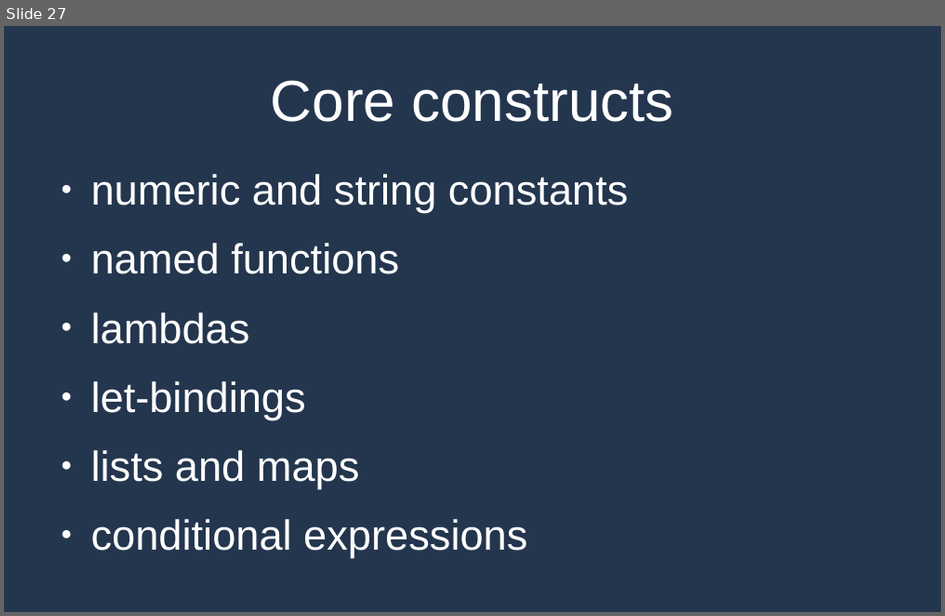
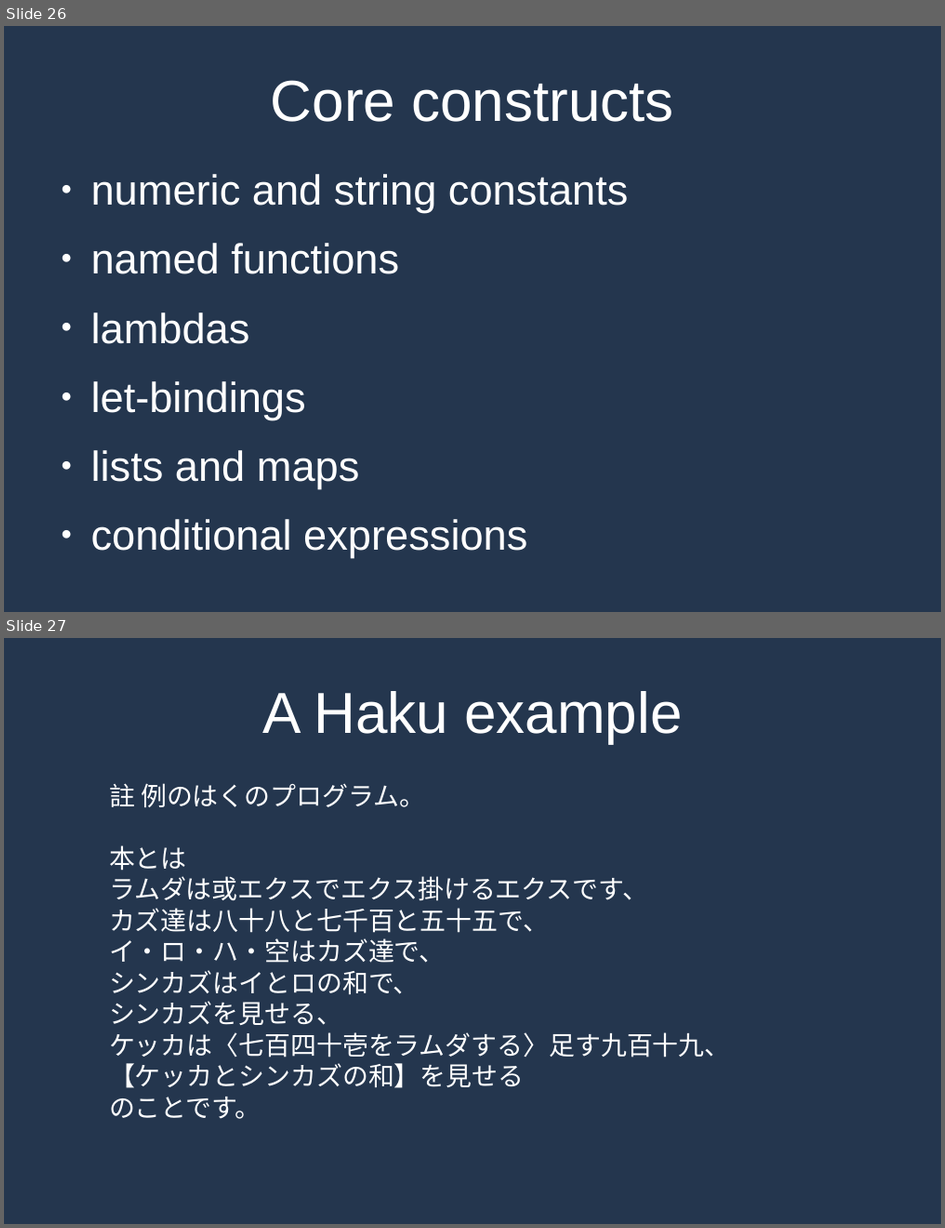
Before and after one commit to MrPicklePinosaur/haku, a slide deck: haku-talk/haku-talk.odp. Shown one above the other, each under a label of ours: slide 27 before the commit, slides 26 and 27 after it. The pictures are 945x616 and 945x1228 pixels, drawn with LibreOffice and Linux fonts; fonts in the diff are those of the drawing. Boxes give left, top, right and bottom in pixels: in the first picture for what was removed or moved away, otherwise in the second. Text is boxed around its words. In the diff, an @@ line names an element or a change of style, - is before the commit and + after.

Commit message:
Haku talk almost done ...

```diff
--- a/haku-talk/haku-talk.odp
+++ b/haku-talk/haku-talk.odp
@@ slide 27 added at bbox=[4, 638, 941, 1224], background #24364E @@
@@ title added at bbox=[263, 691, 682, 743], 48.9 pt, text #FFFFFF @@
+A Haku example
@@ text added at bbox=[109, 783, 730, 1119], 22 pt, text #FFFFFF @@
+註 例のはくのプログラム。
+本とは
+ラムダは或エクスでエクス掛けるエクスです、
+カズ達は八十八と七千百と五十五で、
+イ・ロ・ハ・空はカズ達で、
+シンカズはイとロの和で、
+シンカズを見せる、
+ケッカは〈七百四十壱をラムダする〉足す九百十九、
+【ケッカとシンカズの和】を見せる
+のことです。
@@ what was slide 27 is now slide 26 @@
```
Also in this commit, not shown: 3 slides changed, 12 other slides added, 1 slide removed, 2 other files.
